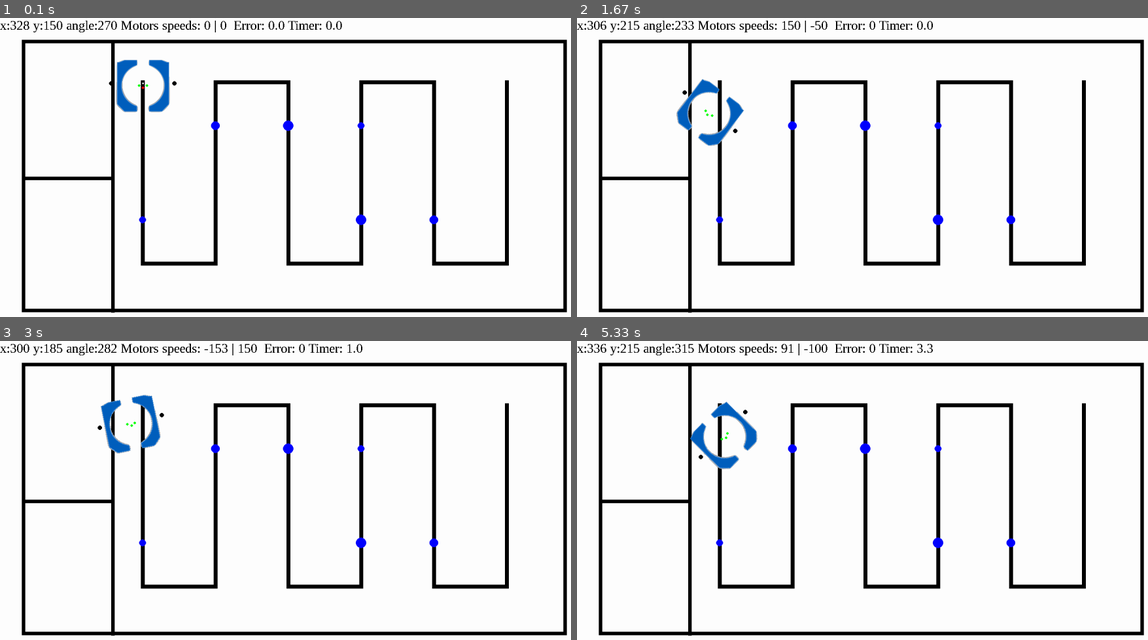
Above: before the commit, frames 1-4 (two rows, left to right).
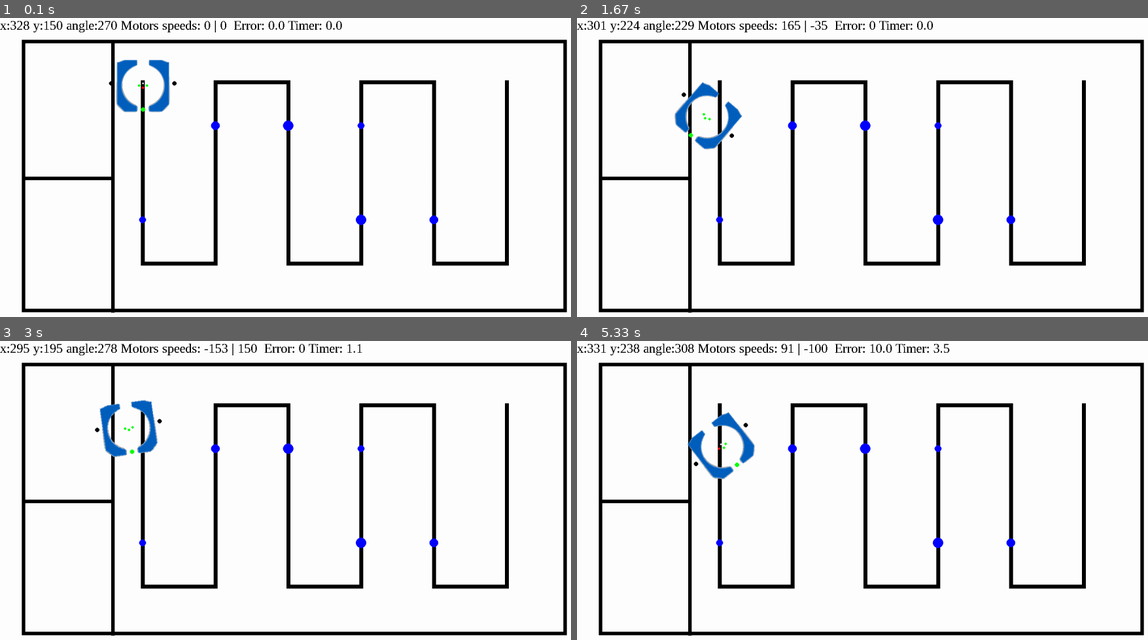
Above: after the commit, the same moments.

Repository: antoinebertoux/projet-BA2-lectrom-c
Game: pygame game, started from simulation.py
Two runs of this game, one before a commit and one after it. Both use one fixed random seed, a clock stepped at 60 frames per second and the inputs below.
Inputs:
- Up to frame 1 (0.1 s): no input
- Up to frame 2 (1.67 s): tap Space at 0.33, 0.73, 1.03, 1.23, 1.57 s; hold Right 0.67-1.13 s; tap J at 0.82 s; hold Up 1.17-1.47 s; tap U at 1.32 s; hold Right from 1.5 s (still down)
- Up to frame 3 (3 s): tap Space at 1.87, 2.07, 2.37, 2.63, 2.97 s; release Right at 1.97 s; hold Left 2-2.53 s; tap J at 2.15 s; hold Down 2.57-2.87 s; tap U at 2.72 s; hold Left from 2.9 s (still down)
- Up to frame 4 (5.33 s): release Left at 3.3 s; hold Up 3.33-3.7 s; tap Space at 3.4, 3.8, 4.1, 4.47, 4.87, 5.17 s; tap J at 3.48, 4.95 s; hold Right 3.73-4.37 s; tap U at 3.88 s; hold Down 4.4-4.77 s; hold Left 4.8-5.27 s; hold Right from 5.3 s (still down)

The runs differ from the first frame. In frame 1, less than 0.1% of the frame differs, in the area x 24-26%, y 29-32%; in frame 2, 0.8%; in frame 3, 0.9%; in frame 4, 1.6%, in the area x 4-66%, y 0-47%.

Commit message:
added proximity sensors/slow downs

Diff:
--- a/simulation.py
+++ b/simulation.py
@@ -15,6 +15,7 @@
 CENTER_OF_ROTATION_OFFSET = -5
 SENSORS_SPACING = 10
 SENSORS_POS = [(0,-9),(5,0),(0,9)]
+PROXIMITY_SENSOR_OFFSET = 60
 
 class Car:
     def __init__(self, position, angle, background, tube_list):
@@ -22,13 +23,14 @@
         self.angle = angle
         self.car_img = pygame.image.load('car.png').convert_alpha()
         self.background = background
-        self.sensors_values = []
+        self.line_sensors_values = []
         self.speed_left = 0.0
         self.speed_right = 0.0
         self.tube_list = tube_list
         self.stocked_tube_list = []
+        self.proximity_sensor_value = -1
         for i in range(len(SENSORS_POS)):
-            self.sensors_values.append(0)
+            self.line_sensors_values.append(0)
 
     def draw(self, scr):
         """Draw the car on the surface scr
@@ -46,7 +48,7 @@
         pygame.draw.circle(scr, black, (int(wheel_L_pos[0]), int(wheel_L_pos[1])), 5, 0)
         pygame.draw.circle(scr, black, (int(wheel_R_pos[0]), int(wheel_R_pos[1])), 5, 0)
 
-        ###draw sensors
+        ###draw line sensors
         sensors_center = rect.center  + Vect(-SENSORS_OFFSET, 0).rotate(-self.angle)
         for i in range(len(SENSORS_POS)):
             sensor_pos = sensors_center + Vect(SENSORS_POS[i][0], SENSORS_POS[i][1]).rotate(-self.angle)
@@ -55,12 +57,36 @@
             if 0 < sensor_pos[0] < 1350 and 0 < sensor_pos[1] < 725:
                 if self.background.get_at(sensor_pos) == black:
                     sensor_value = 100
-            self.sensors_values[i] = sensor_value
+            self.line_sensors_values[i] = sensor_value
             if sensor_value > 50:
                 color = red
             else:
                 color = green
             pygame.draw.circle(scr, color, sensor_pos, 3, 0)
+
+        ###proximity sensors
+        direction_vector = Vect(1,0).rotate(-self.angle)
+        current_pos = self.position + direction_vector*PROXIMITY_SENSOR_OFFSET
+        proximity_sensors_pos = (int(current_pos[0]), int(current_pos[1]))
+        distance = 0
+        found = False
+        while distance < 150 and not found:
+            current_pos += direction_vector
+            distance += 1
+            for tube in self.tube_list:
+                if tube.is_inside(current_pos):
+                    found = True
+                    print(distance)
+                    break
+
+        if found == True:
+            color = (255-distance*150/150,0,0) #red
+            self.proximity_sensor_value = distance
+        else:
+            color = green
+            self.proximity_sensor_value = -1
+        pygame.draw.circle(scr, color, proximity_sensors_pos, 5, 0)
+
 
     def update_pos(self, dt):
         """Compute the change in angle and position during the duration dt with current motor speeds
@@ -94,11 +120,12 @@
         else:
             self.speed_right = speed_right
 
-    def get_sensors_values(self):
+    def get_line_sensors_values(self):
         """Return a list of integers that contains the line sensor values from left to right
         """
-        return self.sensors_values
-
+        return self.line_sensors_values
+    def get_proximity_sensor_value(self):
+        return self.proximity_sensor_value
 class Tube:
     def __init__(self, position, radius):
         self.position = position
@@ -175,6 +202,8 @@
 stop = True
 last_time = time.time()
 distance_since_last_turn = 0
+slowing_down = False
+slowing_down_start = 0
 
 ##### Main loop ######
 while True:
@@ -217,13 +246,29 @@
     dt = time.time()-last_time
     last_time = time.time()
 
-    sensor_values = car.get_sensors_values()
+    sensor_values = car.get_line_sensors_values()
     total_sum = sensor_values[0] + sensor_values[1] + sensor_values[2]
     if total_sum == 0:
         pv = 10
     else:
         pv = (sensor_values[0] + sensor_values[1]*10 + sensor_values[2]*20)/total_sum
     error = pv-SP
+
+    proximity_sensor_value = car.get_proximity_sensor_value()
+    if 0 < proximity_sensor_value < 20 and not slowing_down:
+        #start slowing down
+        slowing_down_start = time.time()
+        slowing_down = True
+
+    if time.time()-slowing_down_start > 2:
+        #stop slowing down
+        slowing_down = False
+
+    if slowing_down:
+        default_speed = 30
+    else:
+        default_speed = 65
+
     if turning == "left" or turning == "right":
         #turning
         if time.time() - turning_start < 0.2:
@@ -245,8 +290,8 @@
         #following line
         if error == 0 and total_sum<200:
             #keep following line
-            speed_left = 50
-            speed_right = 50
+            speed_left = default_speed
+            speed_right = default_speed
         else:
             if ((distance_since_last_turn>390 and number_of_turns % 2==0) or (distance_since_last_turn>150 and number_of_turns % 2==1))\
             and number_of_turns < 10:
@@ -262,8 +307,8 @@
                     speed_right = 50
             else:
                 #keep following line
-                speed_left = 50+error*10
-                speed_right = 50-error*10
+                speed_left = default_speed + error*7
+                speed_right = default_speed - error*7
 
     #retour
     dtretour = 0
